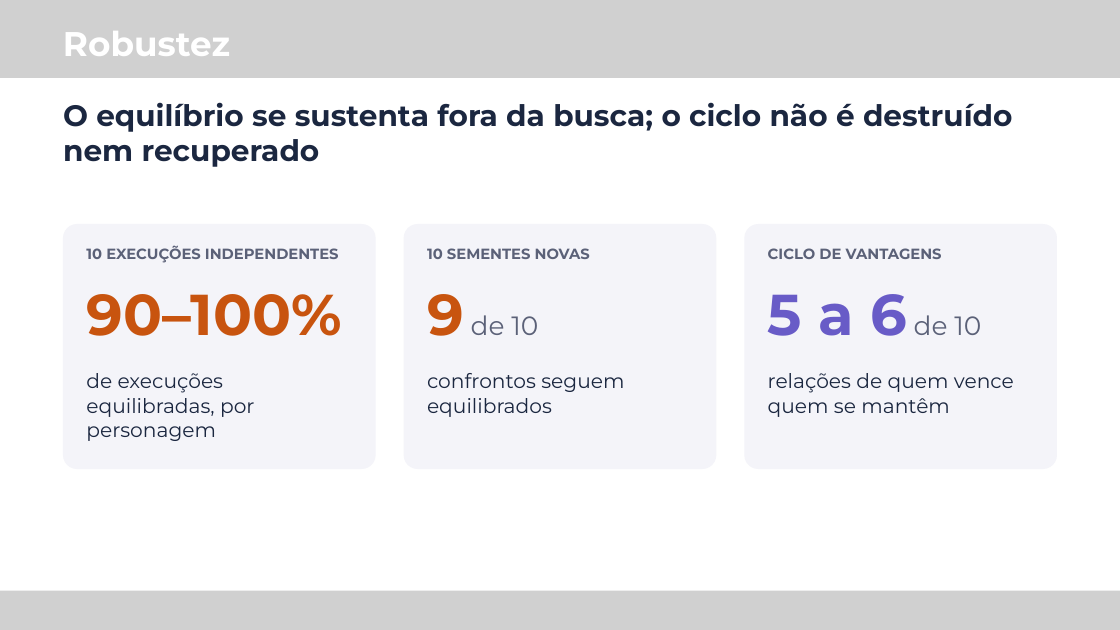
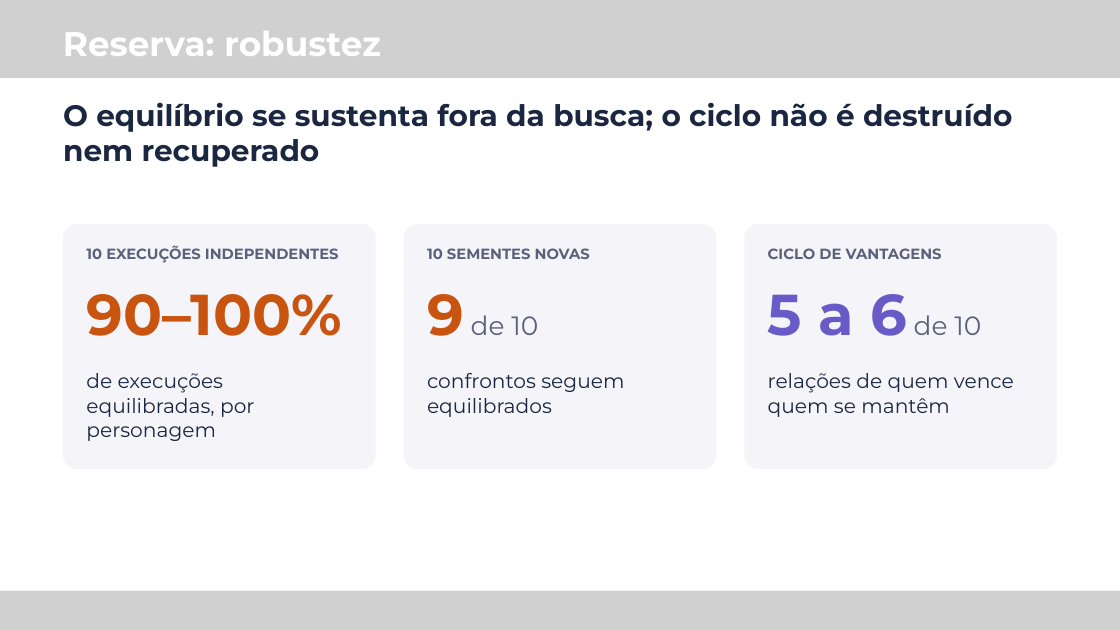
Before and after one commit to M-Gimenes/Simulation, a slide deck: slide 9 of overleaf/talk-latinoware-2026/slides.pptx (slide 7 before the commit). Drawn at 1120x630 pixels with LibreOffice and Linux fonts; fonts in the diff are those of the drawing; grey boxes stand for pictures. Boxes give left, top, right and bottom in pixels: in the first picture for what was removed or moved away, otherwise in the second. Text is boxed around its words. In the diff, an @@ line names an element or a change of style, - is before the commit and + after.

```diff
--- a/overleaf/talk-latinoware-2026/slides.pptx
+++ b/overleaf/talk-latinoware-2026/slides.pptx
@@ text at (63, 31, 381, 56): text changed @@
-Robustez
+Reserva: robustez
```
Also in this commit, not shown: 6 other slides changed, 3 slides added, 1 slide removed, 2 other files.
